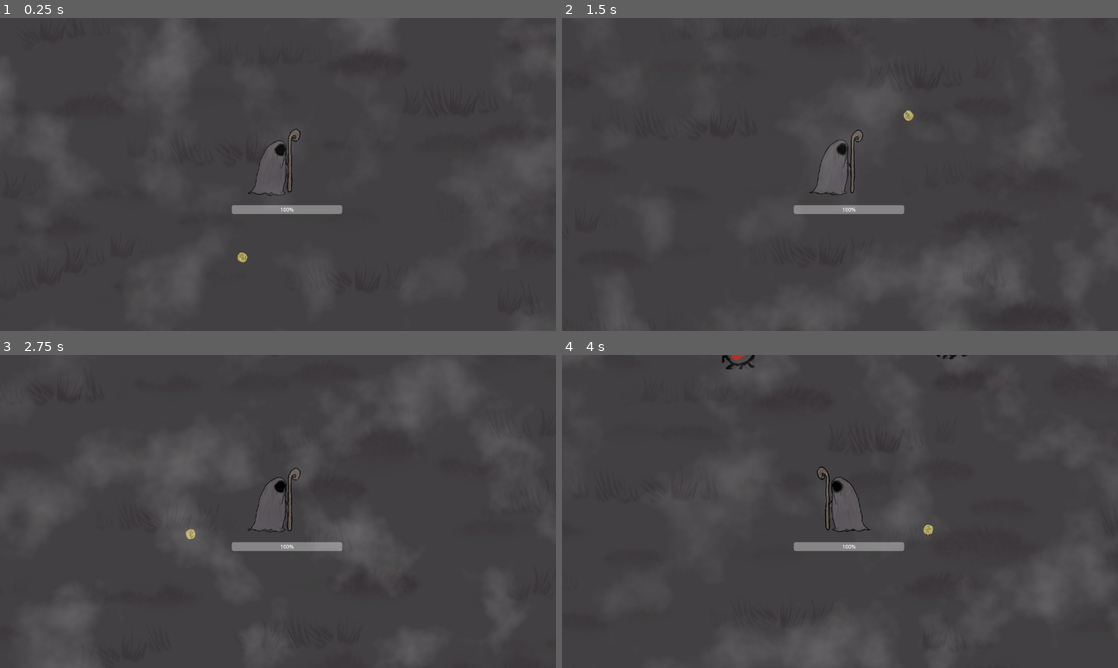
Above: before the commit, frames 1-4 (two rows, left to right).
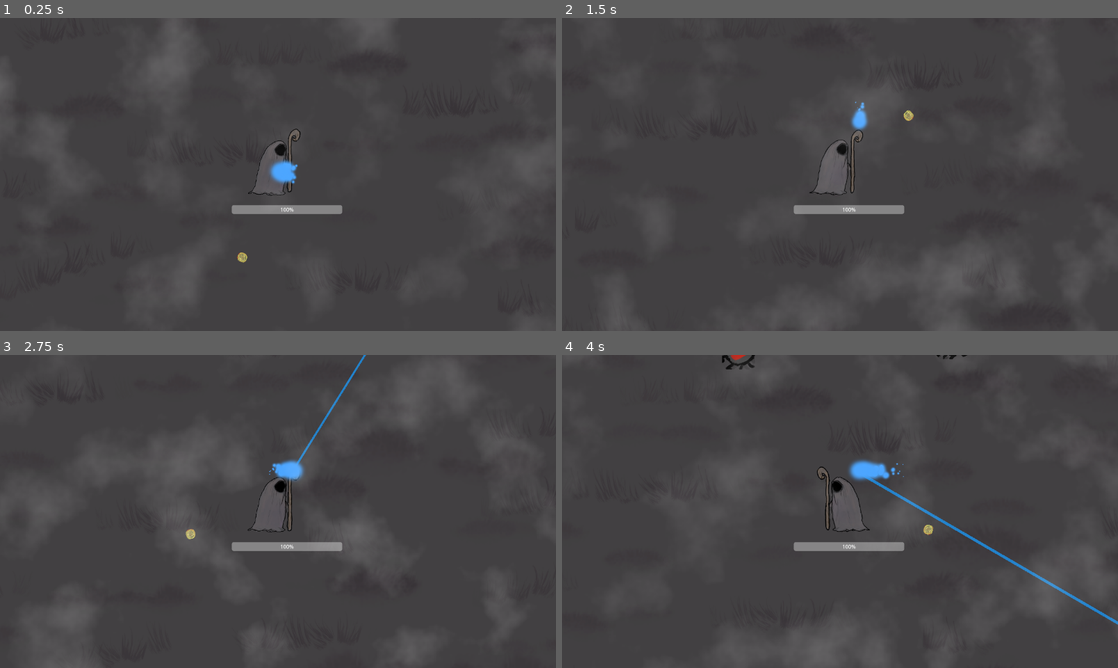
Above: after the commit, the same moments.

Repository: zys37/HandDrawnSurvivors
Game: Godot game, scene res://world.tscn
The game is run twice, just before and just after one commit, with the same random seed, the same clock (stepped at 60 frames per second) and the same inputs.
Inputs (mouse positions are in pixels of both pictures, inside the frame that each line leads up to):
- Up to frame 1 (0.25 s): no input
- Up to frame 2 (1.5 s): move the mouse to (962, 158) at 0.52 s; hold Right (ui_right) 0.53-1.28 s; hold Right mouse button (click, bound only after the commit) 0.53-1.28 s; move the mouse to (728, 190) at 1.27 s; hold Down (ui_down) from 1.28 s (still down); right-click (728, 190) at 1.35 s
- Up to frame 3 (2.75 s): move the mouse to (333, 442) at 2.02 s; release Down (ui_down) at 2.03 s; hold Right (ui_right) from 2.03 s (still down); hold Right mouse button (click, bound only after the commit) from 2.03 s (still down)
- Up to frame 4 (4 s): move the mouse to (812, 574) at 2.77 s; release Right (ui_right) at 2.78 s; release Right mouse button (click, bound only after the commit) at 2.78 s; hold Up (ui_up) 2.78-3.53 s; right-click (812, 574) at 2.85 s; move the mouse to (1006, 558) at 3.52 s; hold Left (ui_left) from 3.53 s (still down); hold Right mouse button (click, bound only after the commit) from 3.53 s (still down)

The runs differ from the first frame. In frame 1, 0.3% of the frame differs, in the area x 48-54%, y 45-54%; in frame 2, 0.2%; in frame 3, 0.5%; in frame 4, 0.9%, in the area x 51-100%, y 33-87%.

Commit message:
working on laser
casting particles and collision are working, but the beam arent

Diff:
--- a/Character.tscn
+++ b/Character.tscn
@@ -236,8 +236,8 @@
 [node name="attack_cooldown" type="Timer" parent="."]
 wait_time = 0.5
 
-[node name="RayCast2D" parent="." instance=ExtResource("5_lgyts")]
-position = Vector2(52, -120)
+[node name="Node2D2" parent="." instance=ExtResource("5_lgyts")]
+position = Vector2(49, -125)
 
 [connection signal="timeout" from="Timer" to="." method="_on_timer_timeout"]
 [connection signal="body_entered" from="Area2D" to="." method="_on_area_2d_body_entered"]
--- a/Eye_Enemy.tscn
+++ b/Eye_Enemy.tscn
@@ -91,7 +91,7 @@
 [sub_resource type="CircleShape2D" id="CircleShape2D_5ldc3"]
 radius = 100.885
 
-[node name="eye_enemy" type="CharacterBody2D"]
+[node name="eye_enemy" type="CharacterBody2D" groups=["enemy"]]
 script = ExtResource("2_4ryp2")
 
 [node name="Eye_enemy" type="AnimatedSprite2D" parent="."]
--- /dev/null
+++ b/LaserGun.tscn
@@ -0,0 +1,6 @@
+[gd_scene load_steps=2 format=3 uid="uid://bjqbf5oglyssh"]
+
+[ext_resource type="Script" path="res://lasergun.gd" id="1_q7wiu"]
+
+[node name="Node2D" type="Node2D"]
+script = ExtResource("1_q7wiu")
--- a/RayCast2D.gd
+++ /dev/null
@@ -1,46 +0,0 @@
-extends RayCast2D
-
-@onready var casting_particles: GPUParticles2D = $CastingParticles
-@onready var collision_particles_2: GPUParticles2D = $CollisionParticles2
-@onready var beam_particle_2d: GPUParticles2D = $BeamParticle2D
-var is_casting: bool = false :
-	set(value):
-		is_casting = value
-		$BeamParticles2D.emitting = is_casting
-		$CastingParticles.emitting = is_casting
-		if is_casting:
-			appear()
-		else:
-			$CollisionParticles.emitting = false
-			disappear()
-		set_physics_process(is_casting)
-func _ready():
-	is_casting = false
-
-func _physics_process(delta: float) -> void:
-	$is_shooting.wait_time = global.laser_cooldown
-	var cast_point := target_position
-	force_raycast_update()
-	$CollisionParticles.emitting = is_colliding()
-	if is_colliding():
-		cast_point = to_local(get_collision_point())
-		$CollisionParticles.global_rotation = get_collision_normal().angle()
-		$CollisionParticles.position = cast_point
-	$Line2D.points[1] = cast_point
-	$BeamParticles2D.position = cast_point * 0.5
-	$BeamParticles2D.process_material.emission_box_extents.x = cast_point.length() * 0.5
-func appear() -> void:
-	var tween = create_tween()
-	tween.tween_property($Line2D, "width", 3.0, 0.2)
-func disappear() -> void:
-	var tween = create_tween()
-	tween.tween_property($Line2D, "width", 0, 0.1)
-
-
-func _on_timer_timeout():
-	is_casting = true
-	$shoot.start()
-
-
-func _on_shoot_timeout():
-	is_casting = false
--- /dev/null
+++ b/laser.gd
@@ -0,0 +1,43 @@
+extends Node2D
+
+const maxrange = 5000
+var based_width = 5
+var widthy = based_width
+var shoot = false
+@onready var collision = $RayCast2D/Line2D/StaticBody2D/CollisionShape2D
+# Called when the node enters the scene tree for the first time.
+func _ready():
+	$RayCast2D/CastingParticles.emitting = false
+	$RayCast2D/BeamParticles2D.emitting = false
+
+# Called every frame. 'delta' is the elapsed time since the previous frame.
+func _process(delta):
+	$RayCast2D/Line2D.width = widthy
+	var mouse_position = get_local_mouse_position()
+	var max_cast_to = mouse_position.normalized()*maxrange
+	$RayCast2D.target_position = max_cast_to
+
+	if $RayCast2D.is_colliding():
+		$Reference.global_position = $RayCast2D.get_collision_point()
+		$RayCast2D/Line2D.set_point_position(1,$RayCast2D/Line2D.to_local($Reference.global_position))
+	else:
+		$Reference.global_position = $RayCast2D.target_position
+		$RayCast2D/Line2D.points[1] = $Reference.global_position
+		$RayCast2D/BeamParticles2D.position = $Reference.global_position
+		$RayCast2D/BeamParticles2D.process_material.emission_box_extents.x = $Reference.global_position.length()
+	if shoot == true:
+		collision.shape.b = $RayCast2D/Line2D.points[1]
+		collision.disabled = false
+		$RayCast2D/Line2D.visible = true
+	else:
+		collision.shape.b = Vector2.ZERO
+		collision.disabled = true
+		$RayCast2D/Line2D.visible = false
+	if Input.is_action_pressed("click"):
+		shoot = true
+		$RayCast2D/BeamParticles2D.emitting = true
+		$RayCast2D/CastingParticles.emitting = true
+	else:
+		shoot = false
+		$RayCast2D/CastingParticles.emitting = false
+		$RayCast2D/BeamParticles2D.emitting = false
--- a/laser.tscn
+++ b/laser.tscn
@@ -1,10 +1,7 @@
 [gd_scene load_steps=12 format=3 uid="uid://f4f3euy2ir7y"]
 
-[ext_resource type="Script" path="res://RayCast2D.gd" id="1_qaawy"]
+[ext_resource type="Script" path="res://laser.gd" id="1_f6acx"]
 [ext_resource type="Texture2D" uid="uid://c7xiwwgfnaf0u" path="res://Graphics/glowing_circle.png" id="2_g4wxs"]
-
-[sub_resource type="RectangleShape2D" id="RectangleShape2D_02i73"]
-size = Vector2(20, 233)
 
 [sub_resource type="Gradient" id="Gradient_3ek0j"]
 offsets = PackedFloat32Array(0.991803)
@@ -20,14 +17,6 @@
 [sub_resource type="CurveTexture" id="CurveTexture_hlrmb"]
 curve = SubResource("Curve_p3npk")
 
-[sub_resource type="ParticleProcessMaterial" id="ParticleProcessMaterial_jdulm"]
-particle_flag_disable_z = true
-initial_velocity_min = 125.0
-initial_velocity_max = 125.0
-gravity = Vector3(0, 0, 0)
-scale_curve = SubResource("CurveTexture_hlrmb")
-color_ramp = SubResource("GradientTexture1D_m17h6")
-
 [sub_resource type="ParticleProcessMaterial" id="ParticleProcessMaterial_0bdrq"]
 particle_flag_disable_z = true
 initial_velocity_min = 250.0
@@ -36,14 +25,26 @@
 scale_curve = SubResource("CurveTexture_hlrmb")
 color_ramp = SubResource("GradientTexture1D_m17h6")
 
+[sub_resource type="SegmentShape2D" id="SegmentShape2D_0ldhr"]
+a = Vector2(19.5, 0)
+b = Vector2(-19.5, 0)
+
 [sub_resource type="ParticleProcessMaterial" id="ParticleProcessMaterial_kjjj0"]
 particle_flag_disable_z = true
 emission_shape = 3
 emission_box_extents = Vector3(1, 1, 1)
 gravity = Vector3(0, 98, 0)
 tangential_accel_min = 100.0
-tangential_accel_max = 200.0
+tangential_accel_max = 1000.0
 scale_min = 0.25
+
+[sub_resource type="ParticleProcessMaterial" id="ParticleProcessMaterial_jdulm"]
+particle_flag_disable_z = true
+initial_velocity_min = 125.0
+initial_velocity_max = 125.0
+gravity = Vector3(0, 0, 0)
+scale_curve = SubResource("CurveTexture_hlrmb")
+color_ramp = SubResource("GradientTexture1D_m17h6")
 
 [sub_resource type="Environment" id="Environment_4kf6u"]
 background_mode = 3
@@ -53,44 +54,18 @@
 glow_blend_mode = 0
 glow_hdr_luminance_cap = 2.0
 
-[node name="RayCast2D" type="RayCast2D"]
-position = Vector2(146, 249)
-target_position = Vector2(429, 0)
-script = ExtResource("1_qaawy")
+[node name="Node2D" type="Node2D"]
+script = ExtResource("1_f6acx")
 
-[node name="Line2D" type="Line2D" parent="."]
-visible = false
-position = Vector2(0, -1.90735e-06)
-scale = Vector2(1, 1.9)
-points = PackedVector2Array(0, 0, 40, 0)
-default_color = Color(0.14419, 0.507946, 0.799872, 1)
+[node name="Reference" type="Sprite2D" parent="."]
+position = Vector2(0, -1)
 
-[node name="StaticBody2D" type="StaticBody2D" parent="."]
-
-[node name="CollisionShape2D" type="CollisionShape2D" parent="StaticBody2D"]
-position = Vector2(422, 0)
-shape = SubResource("RectangleShape2D_02i73")
-
-[node name="CastingParticles" type="GPUParticles2D" parent="."]
-amount = 25
-process_material = SubResource("ParticleProcessMaterial_jdulm")
-texture = ExtResource("2_g4wxs")
-lifetime = 0.3
-
-[node name="CollisionParticles" type="GPUParticles2D" parent="."]
+[node name="CollisionParticles" type="GPUParticles2D" parent="Reference"]
+position = Vector2(-1, 0)
 amount = 25
 process_material = SubResource("ParticleProcessMaterial_0bdrq")
 texture = ExtResource("2_g4wxs")
 lifetime = 0.3
-
-[node name="BeamParticles2D" type="GPUParticles2D" parent="."]
-amount = 180
-process_material = SubResource("ParticleProcessMaterial_kjjj0")
-texture = ExtResource("2_g4wxs")
-lifetime = 0.3
-
-[node name="WorldEnvironment" type="WorldEnvironment" parent="."]
-environment = SubResource("Environment_4kf6u")
 
 [node name="is_shooting" type="Timer" parent="."]
 wait_time = 3.0
@@ -100,5 +75,37 @@
 wait_time = 0.4
 one_shot = true
 
-[connection signal="timeout" from="is_shooting" to="." method="_on_timer_timeout"]
-[connection signal="timeout" from="shoot" to="." method="_on_shoot_timeout"]
+[node name="RayCast2D" type="RayCast2D" parent="."]
+position = Vector2(-1, -1)
+target_position = Vector2(429, 0)
+
+[node name="Line2D" type="Line2D" parent="RayCast2D"]
+position = Vector2(-1.66666, 0)
+scale = Vector2(0.833333, 1.9)
+points = PackedVector2Array(0, 0, 40, 0)
+default_color = Color(0.14419, 0.507946, 0.799872, 1)
+
+[node name="StaticBody2D" type="Area2D" parent="RayCast2D/Line2D"]
+scale = Vector2(1, 0.526316)
+
+[node name="CollisionShape2D" type="CollisionShape2D" parent="RayCast2D/Line2D/StaticBody2D"]
+position = Vector2(19.5, 0)
+shape = SubResource("SegmentShape2D_0ldhr")
+
+[node name="BeamParticles2D" type="GPUParticles2D" parent="RayCast2D"]
+amount = 1000
+process_material = SubResource("ParticleProcessMaterial_kjjj0")
+texture = ExtResource("2_g4wxs")
+lifetime = 0.3
+
+[node name="CastingParticles" type="GPUParticles2D" parent="RayCast2D"]
+amount = 25
+process_material = SubResource("ParticleProcessMaterial_jdulm")
+texture = ExtResource("2_g4wxs")
+lifetime = 0.3
+
+[node name="WorldEnvironment" type="WorldEnvironment" parent="RayCast2D"]
+environment = SubResource("Environment_4kf6u")
+
+[connection signal="timeout" from="is_shooting" to="RayCast2D" method="_on_timer_timeout"]
+[connection signal="timeout" from="shoot" to="RayCast2D" method="_on_shoot_timeout"]
--- a/project.godot
+++ b/project.godot
@@ -59,3 +59,8 @@
 , Object(InputEventKey,"resource_local_to_scene":false,"resource_name":"","device":-1,"window_id":0,"alt_pressed":false,"shift_pressed":false,"ctrl_pressed":false,"meta_pressed":false,"pressed":false,"keycode":0,"physical_keycode":83,"key_label":0,"unicode":115,"echo":false,"script":null)
 ]
 }
+click={
+"deadzone": 0.5,
+"events": [Object(InputEventMouseButton,"resource_local_to_scene":false,"resource_name":"","device":-1,"window_id":0,"alt_pressed":false,"shift_pressed":false,"ctrl_pressed":false,"meta_pressed":false,"button_mask":0,"position":Vector2(0, 0),"global_position":Vector2(0, 0),"factor":1.0,"button_index":2,"canceled":false,"pressed":false,"double_click":false,"script":null)
+]
+}
--- a/tentacle_enemy.tscn
+++ b/tentacle_enemy.tscn
@@ -90,7 +90,7 @@
 
 [sub_resource type="CircleShape2D" id="CircleShape2D_xtqh8"]
 
-[node name="CharacterBody2D" type="CharacterBody2D"]
+[node name="CharacterBody2D" type="CharacterBody2D" groups=["enemy"]]
 script = ExtResource("1_5v586")
 
 [node name="Tentacle_enemy" type="AnimatedSprite2D" parent="."]
--- a/weird_enemy.tscn
+++ b/weird_enemy.tscn
@@ -99,7 +99,7 @@
 radius = 7.0
 height = 24.0
 
-[node name="CharacterBody2D" type="CharacterBody2D"]
+[node name="CharacterBody2D" type="CharacterBody2D" groups=["enemy"]]
 script = ExtResource("1_vk3ag")
 
 [node name="Weird_Enemy" type="AnimatedSprite2D" parent="."]
